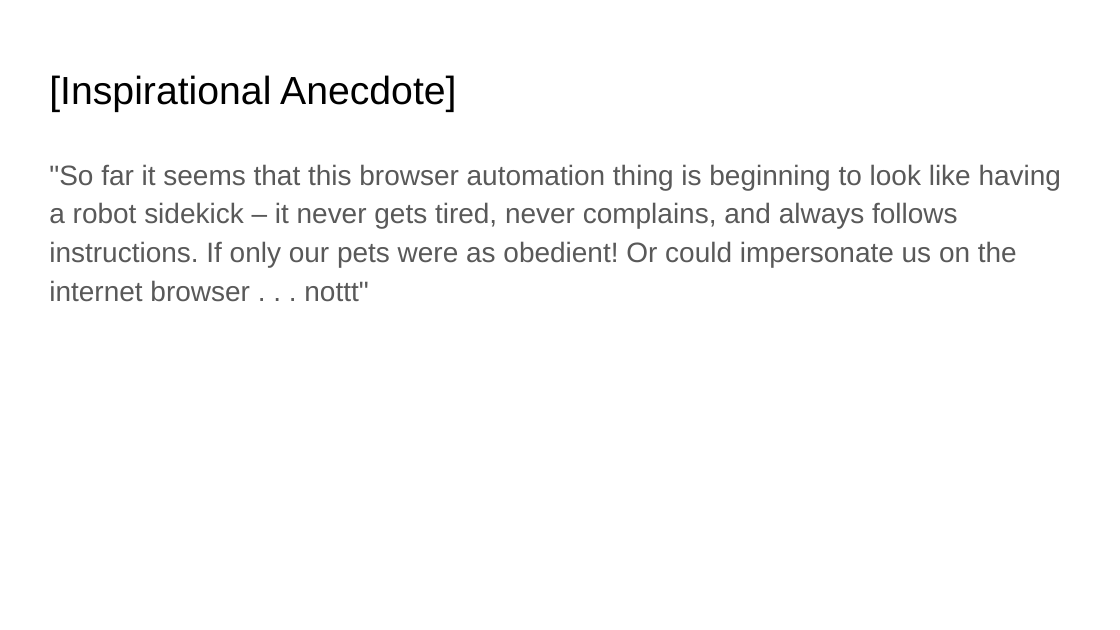
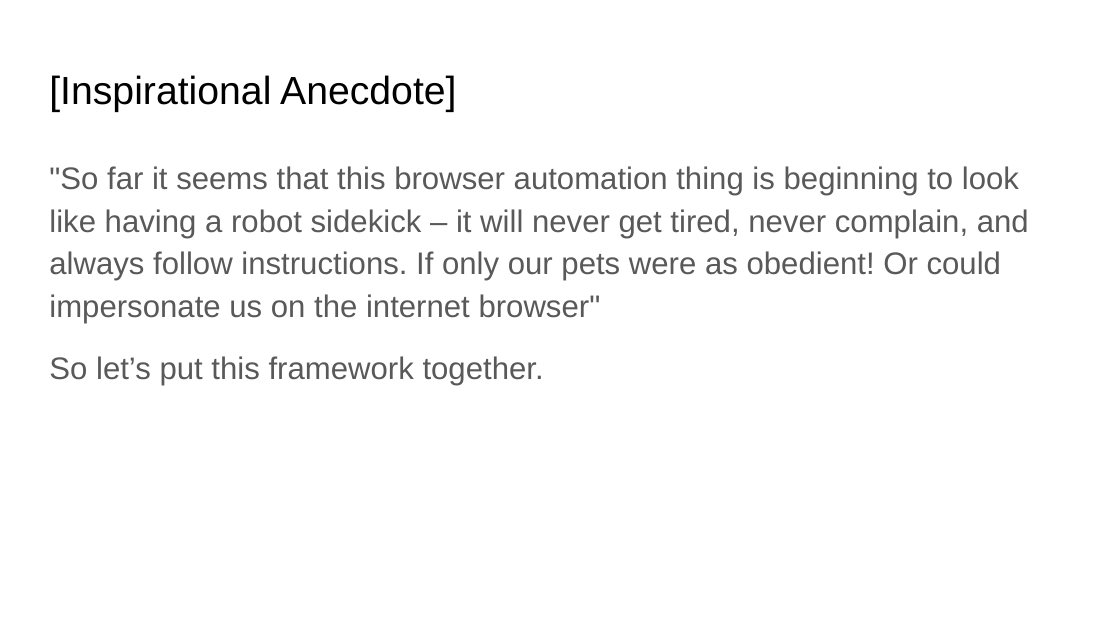
Before and after one commit to fawadmalik/end2EndAutomationWithRubyAndMinitestReport, a slide deck: slide 6 of docs/Web App Testing Automation.pptx (slide 5 before the commit). Drawn at 1120x630 pixels with LibreOffice and Linux fonts; fonts in the diff are those of the drawing. Boxes give left, top, right and bottom in pixels: in the first picture for what was removed or moved away, otherwise in the second. Text is boxed around its words. In the diff, an @@ line names an element or a change of style, - is before the commit and + after.

```diff
--- a/docs/Web App Testing Automation.pptx
+++ b/docs/Web App Testing Automation.pptx
@@ text at box(49, 166, 1029, 385): text changed; size 18 to 20 pt @@
-"So far it seems that this browser automation thing is beginning to look like having a robot sidekick – it never gets tired, never complains, and always follows instructions. If only our pets were as obedient! Or could impersonate us on the internet browser . . . nottt"
+"So far it seems that this browser automation thing is beginning to look like having a robot sidekick – it will never get tired, never complain, and always follow instructions. If only our pets were as obedient! Or could impersonate us on the internet browser"
+So let’s put this framework together.
```
Also in this commit, not shown: 3 other slides changed, 8 slides added, 4 slides removed, 1 other file.
